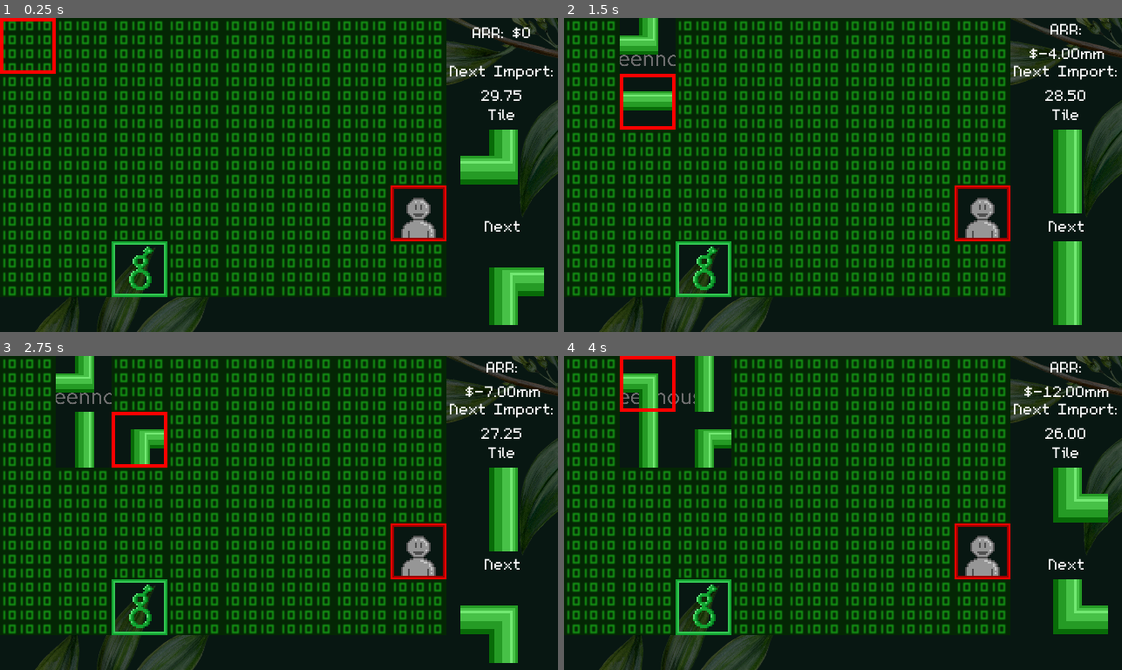
Above: before the commit, frames 1-4 (two rows, left to right).
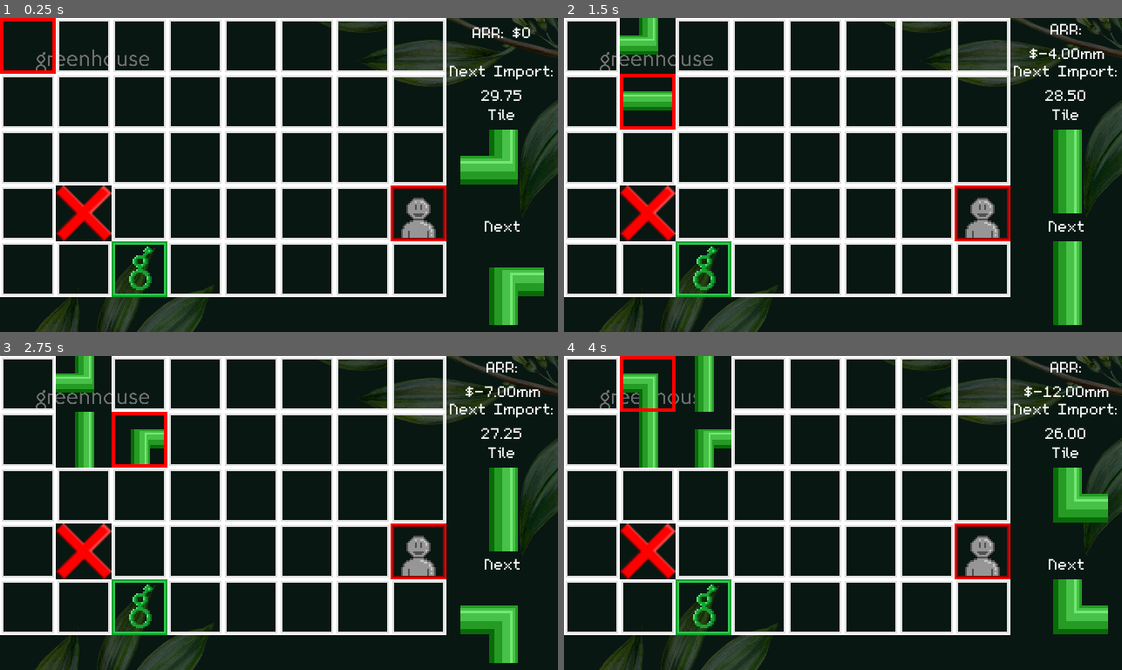
Above: after the commit, the same moments.

Repository: richeyb/Schmausware
Game: Godot game, scene res://World.tscn
Two runs of this game, one before a commit and one after it. Both use one fixed random seed, a clock stepped at 60 frames per second and the inputs below.
Inputs:
- Up to frame 1 (0.25 s): no input
- Up to frame 2 (1.5 s): hold Right (ui_right) 0.53-1.28 s; tap Space (ui_select) at 0.6, 0.77, 1.07, 1.35 s; hold Down (ui_down) from 1.28 s (still down)
- Up to frame 3 (2.75 s): tap Space (ui_select) at 1.52, 1.82, 2.1 s; release Down (ui_down) at 2.03 s; hold Right (ui_right) from 2.03 s (still down)
- Up to frame 4 (4 s): release Right (ui_right) at 2.78 s; hold Up (ui_up) 2.78-3.53 s; tap Space (ui_select) at 2.85, 3.02, 3.32, 3.6, 3.77 s; hold Left (ui_left) from 3.53 s (still down)

The runs differ from the first frame. In frame 1, 43% of the frame differs, in the area x 0-80%, y 0-89%; in frame 2, 41%; in frame 3, 40%; in frame 4, 39%.

Commit message:
Game is in a pretty good state right now
But now we can start adding on!

Diff:
--- a/GameBoard.gd
+++ b/GameBoard.gd
@@ -8,7 +8,7 @@
 const TILE_SIZE = Tiles.TILE_SIZE
 const OFFSET = 16
 const PLACE_TILE_PENALTY = 1
-const BONUS = 0.5
+const BONUS = 2
 const STAGE_CLEAR_BONUS = 20
 
 export var currentTile = 0
@@ -25,6 +25,7 @@
 var exitPosition = Vector2(TILE_WIDTH - 1, TILE_HEIGHT - 1)
 
 var startPosition = Vector2(0, 0)
+var clears = 0
 
 func _ready():
 	reset()
@@ -36,15 +37,25 @@
 	tilesPlaced = 0
 	startPosition = chooseStartAndExit()
 	exitPosition = chooseStartAndExit()
-	while startPosition.distance_to(exitPosition) < 3:
+	while startPosition.distance_to(exitPosition) < 3 && startPosition.distance_to(exitPosition) < clears * 3:
 		startPosition = chooseStartAndExit()
 		exitPosition = chooseStartAndExit()
 	clearMap()
 	setupTileQueue()
 	setUpMap()
+	addBadTiles()
 	drawMap()
 	popTileQueue()
 	ui.resetTimer()
+
+func addBadTiles():
+	for i in range(clears + 1):
+		addBadTile()
+
+func addBadTile():
+	var x = randi() % TILE_WIDTH - 3 + 1
+	var y = randi() % TILE_HEIGHT - 3 + 1
+	tiles[y][x] = Tiles.Type.BAD_TILE
 
 func chooseStartAndExit():
 	var x = 0
@@ -217,6 +228,9 @@
 	ui.updateTiles(currentTile, tileQueue[0])
 
 func placeTile(x, y):
+	if tiles[y][x] == Tiles.Type.BAD_TILE:
+		return
+
 	tiles[y][x] = currentTile
 	ui.score -= PLACE_TILE_PENALTY
 	clearMap()
@@ -239,9 +253,10 @@
 	Scene.goto_scene("res://GameOver.tscn")
 
 func stageCleared():
+	clears += 1
 	reset()
 	# Points are:
 	# $20mm ARR
-	# - (tiles placed * penalty)
+	# - (unused tiles * penalty)
 	# + (tiles to exit * bonus)
-	ui.score = ui.score + STAGE_CLEAR_BONUS + (pathBonus * BONUS)
+	ui.score = ui.score - ((tilesPlaced - pathBonus) * PLACE_TILE_PENALTY) + STAGE_CLEAR_BONUS + (pathBonus * BONUS)
--- a/GameOver.gd
+++ b/GameOver.gd
@@ -2,8 +2,21 @@
 
 onready var finalScoreLabel = $FinalScoreLabel
 
+onready var failHorn = load("res://Price-is-right-losing-horn.wav")
+onready var successMusic = load("res://Cheerful Annoyance.ogg")
+
+onready var audioPlayer = $AudioStreamPlayer
+
 func _ready():
-	finalScoreLabel.text = "$%.2f ARR" % Scene.score
+	finalScoreLabel.text = "$%.2fmm ARR" % Scene.score
+	if Scene.score > 10:
+		audioPlayer.stream = successMusic
+		audioPlayer.play()
+		finalScoreLabel.add_color_override("font_color", Color(0.0, 1.0, 0.0, 1.0))
+	else:
+		audioPlayer.stream = failHorn
+		audioPlayer.play()
+		finalScoreLabel.add_color_override("font_color", Color(1.0, 0.0, 0.0, 1.0))
 
 func _on_Button_pressed():
 	Scene.goto_scene("res://World.tscn")
--- a/GameOver.tscn
+++ b/GameOver.tscn
@@ -60,5 +60,4 @@
 
 [node name="AudioStreamPlayer" type="AudioStreamPlayer" parent="."]
 stream = ExtResource( 2 )
-autoplay = true
 [connection signal="pressed" from="Button" to="." method="_on_Button_pressed"]
--- a/Tiles.gd
+++ b/Tiles.gd
@@ -2,13 +2,14 @@
 
 onready var vertTile = load("res://vert-tile.png")
 onready var horizTile = load("res://horiz-tile.png")
-onready var emptyTile = load("res://background-tile.png")
+onready var emptyTile = load("res://tile-bg.png")
 onready var neTile = load("res://ne-tile.png")
 onready var seTile = load("res://se-tile.png")
 onready var swTile = load("res://sw-tile.png")
 onready var nwTile = load("res://nw-tile.png")
 onready var exitTile = load("res://gh-logo.png")
 onready var startTile = load("res://candidate.png")
+onready var badTile = load("res://red_cross.png")
 
 onready var tiles = [
 	emptyTile,
@@ -19,7 +20,8 @@
 	swTile,
 	nwTile,
 	exitTile,
-	startTile
+	startTile,
+	badTile
 ]
 
 enum Type {
@@ -31,7 +33,8 @@
 	SW,
 	NW,
 	EXIT,
-	START
+	START,
+	BAD_TILE
 }
 
 const TILE_WIDTH = 8
--- a/UI.gd
+++ b/UI.gd
@@ -7,6 +7,7 @@
 onready var importTimer = $ImportTimer
 
 var score = 0.0 setget updateScore
+const BONUS_TIME = 20
 
 func _ready():
 	updateTiles(0, 0)
@@ -24,4 +25,4 @@
 	nextTileImage.texture = Tiles.tiles[next]
 
 func resetTimer():
-	importTimer.start(importTimer.time_left + 20)
+	importTimer.start(importTimer.time_left + BONUS_TIME)
Not shown, added: Cheerful Annoyance.ogg.import
Binary file added: nesw-tile-export.png
Not shown, added: nesw-tile-export.png.import
Binary file added: new-tile-export.png
Not shown, added: new-tile-export.png.import
Binary file added: nse-tile-export.png
Not shown, added: nse-tile-export.png.import
Binary file added: nsw-tile-export.png
Not shown, added: nsw-tile-export.png.import
Binary file added: red_cross.png
Not shown, added: red_cross.png.import
Binary file added: sew-tile-export.png
(and 2 more such lines)
